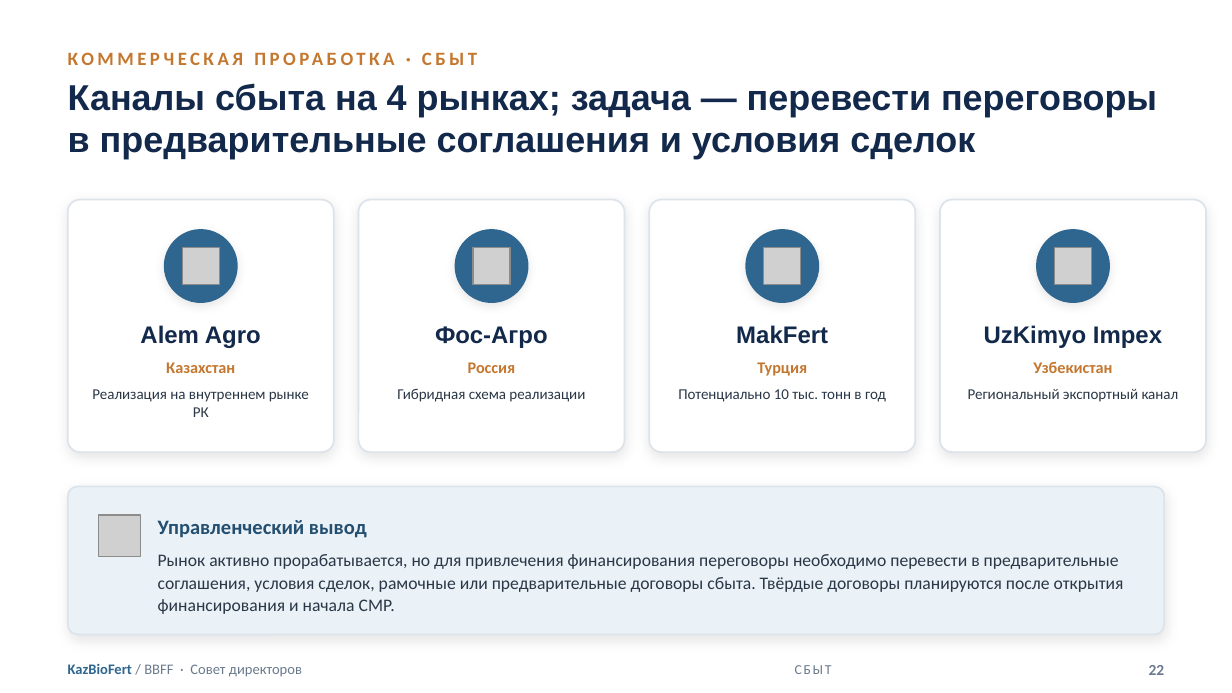
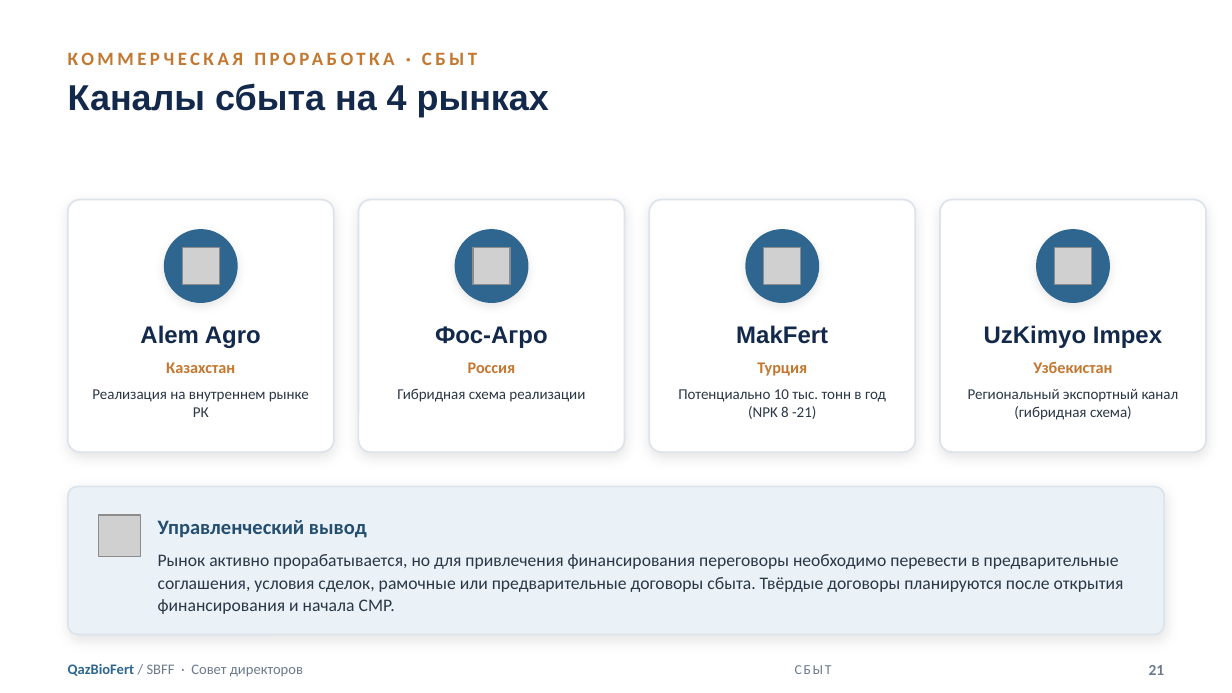
Before and after one commit to aoobakirov/board-presentation, a slide deck: slide 21 of KazBioFert_Board_Presentation_FINAL_20260709.pptx (slide 22 before the commit). Drawn at 1232x693 pixels with LibreOffice and Linux fonts; fonts in the diff are those of the drawing; grey boxes stand for pictures. Boxes give left, top, right and bottom in pixels: in the first picture for what was removed or moved away, otherwise in the second. Text is boxed around its words. In the diff, an @@ line names an element or a change of style, - is before the commit and + after.

```diff
--- a/KazBioFert_Board_Presentation_FINAL_20260709.pptx
+++ b/KazBioFert_Board_Presentation_FINAL_20260709.pptx
@@ text at [68,83,549,117]: text changed @@
-Каналы сбыта на 4 рынках; задача — перевести переговоры в предварительные соглашения и условия сделок
+Каналы сбыта на 4 рынках
@@ text at [678,389,886,419]: text changed @@
-Потенциально 10 тыс. тонн в год
+Потенциально 10 тыс. тонн в год (NPK 8 -21)
@@ text at [968,389,1179,420]: text changed @@
-Региональный экспортный канал
+Региональный экспортный канал (гибридная схема)
@@ text at [68,664,303,677]: text changed @@
-KazBioFert / BBFF · Совет директоров
+QazBioFert / SBFF · Совет директоров
@@ text at [1149,665,1165,675]: text changed @@
-22
+21
```
Also in this commit, not shown: 24 other slides changed, 1 slide added, 2 slides removed, 3 other files.
